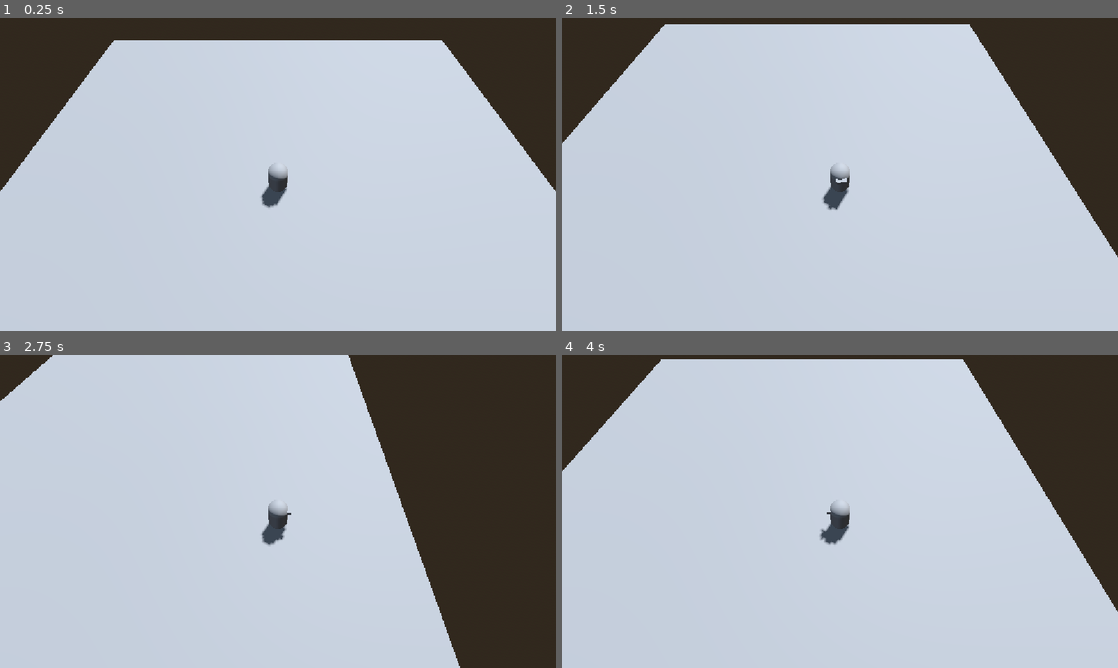
Above: before the commit, frames 1-4 (two rows, left to right).
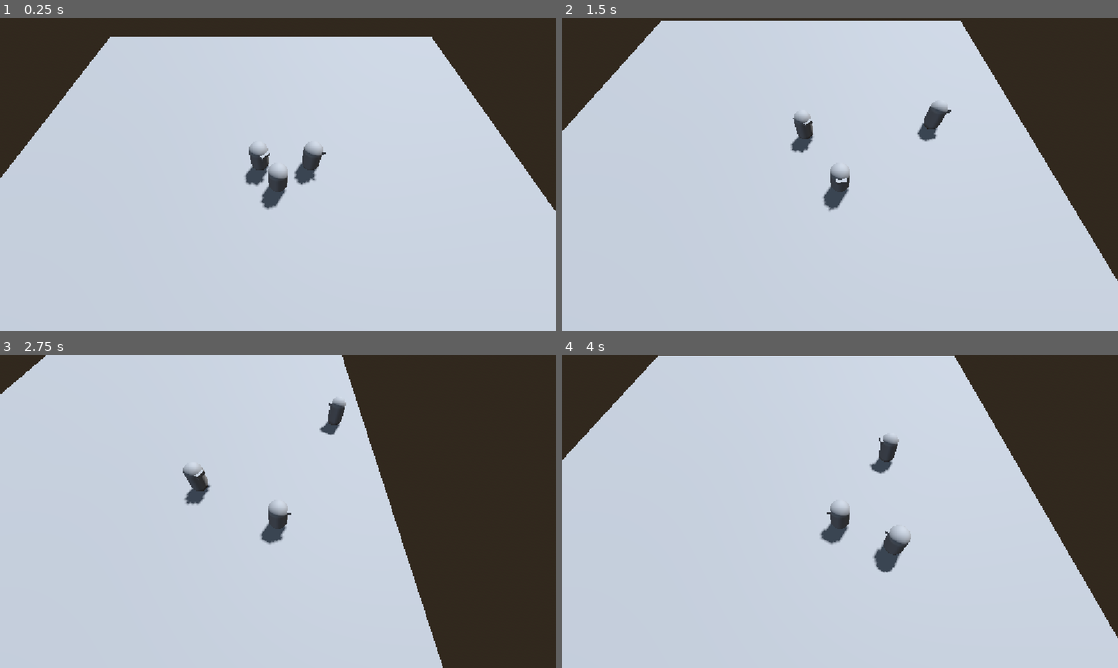
Above: after the commit, the same moments.

Repository: PHS-TSA/VideoGame2027
Game: Godot game, scene res://environment.tscn
Same seed, same stepped clock (60 frames per second), same inputs: the game is played once before the commit and once after it.
Inputs:
- Up to frame 1 (0.25 s): no input
- Up to frame 2 (1.5 s): tap Enter (ui_accept) at 0.5, 0.77 s; hold Right (ui_right) 0.53-1.28 s; hold C (Crouch) 0.53-1.28 s; hold Down (ui_down) from 1.28 s (still down); tap R (roll) at 1.35 s
- Up to frame 3 (2.75 s): tap Enter (ui_accept) at 1.52 s; release Down (ui_down) at 2.03 s; hold Right (ui_right) from 2.03 s (still down); hold Shift (shift) from 2.03 s (still down)
- Up to frame 4 (4 s): release Right (ui_right) at 2.78 s; release Shift (shift) at 2.78 s; hold Up (ui_up) 2.78-3.53 s; tap C (Crouch) at 2.85 s; tap Enter (ui_accept) at 3.02, 3.77 s; hold Left (ui_left) from 3.53 s (still down); tap R (roll) at 3.6 s

The runs differ from the first frame. In frame 1, 3.2% of the frame differs, in the area x 0-100%, y 6-62%; in frame 2, 3.5%; in frame 3, 3.0%; in frame 4, 3.7%, in the area x 0-100%, y 0-91%.

Commit message:
basic AI implementation (follow & pace enemies)

Diff:
--- /dev/null
+++ b/basicEnemy.gd
@@ -0,0 +1,26 @@
+extends CharacterBody3D
+
+
+const SPEED = 5.0
+var isForward = true
+
+@onready var direction_timer = $DirectionTimer
+
+func _physics_process(delta: float) -> void:
+	#no gravity so no falling (insert later)
+
+	if isForward == true:
+		velocity.x = Vector3.RIGHT.x * SPEED
+		$MeshInstance3D.rotation.y = lerp_angle($MeshInstance3D.rotation.y, atan2(Vector3.LEFT.x, 0), 10.0 * delta)
+		direction_timer.start
+	else:
+		velocity.x = Vector3.LEFT.x * SPEED
+		$MeshInstance3D.rotation.y = lerp_angle($MeshInstance3D.rotation.y, atan2(Vector3.RIGHT.x, 0), 10.0 * delta)
+		direction_timer.start
+
+
+	move_and_slide()
+
+
+func _on_timer_timeout() -> void:
+	isForward = not isForward
--- /dev/null
+++ b/basicEnemy.tscn
@@ -0,0 +1,29 @@
+[gd_scene format=3 uid="uid://bf3ycs2cloume"]
+
+[ext_resource type="Script" uid="uid://b7l2bxoi7y0dh" path="res://basicEnemy.gd" id="1_i4a7s"]
+
+[sub_resource type="CapsuleShape3D" id="CapsuleShape3D_gqquq"]
+
+[sub_resource type="CapsuleMesh" id="CapsuleMesh_tt7e2"]
+
+[sub_resource type="BoxMesh" id="BoxMesh_s7bn3"]
+size = Vector3(0.5, 0.2, 0.5)
+
+[node name="CharacterBody3D" type="CharacterBody3D" unique_id=1330200711]
+script = ExtResource("1_i4a7s")
+
+[node name="CollisionShape3D" type="CollisionShape3D" parent="." unique_id=660693852]
+shape = SubResource("CapsuleShape3D_gqquq")
+
+[node name="MeshInstance3D" type="MeshInstance3D" parent="." unique_id=1260472217]
+mesh = SubResource("CapsuleMesh_tt7e2")
+
+[node name="MeshInstance3D" type="MeshInstance3D" parent="MeshInstance3D" unique_id=332724321]
+transform = Transform3D(1, 0, 0, 0, 1, 0, 0, 0, 1, 0.014938951, 0.5650327, -0.36015916)
+mesh = SubResource("BoxMesh_s7bn3")
+
+[node name="DirectionTimer" type="Timer" parent="." unique_id=298586781]
+wait_time = 2.5
+autostart = true
+
+[connection signal="timeout" from="DirectionTimer" to="." method="_on_timer_timeout"]
--- a/character_body_3d.tscn
+++ /dev/null
@@ -1,26 +0,0 @@
-[gd_scene format=3 uid="uid://bd2yfo5px62y6"]
-
-[ext_resource type="Script" uid="uid://dvcskejun1kiy" path="res://player.gd" id="1_iwpo4"]
-
-[sub_resource type="CapsuleShape3D" id="CapsuleShape3D_2teex"]
-
-[sub_resource type="CapsuleMesh" id="CapsuleMesh_22deh"]
-
-[sub_resource type="BoxMesh" id="BoxMesh_22deh"]
-size = Vector3(0.5, 0.2, 0.5)
-
-[node name="CharacterBody3D" type="CharacterBody3D" unique_id=1487388572]
-script = ExtResource("1_iwpo4")
-
-[node name="CollisionShape3D" type="CollisionShape3D" parent="." unique_id=1025099229]
-shape = SubResource("CapsuleShape3D_2teex")
-
-[node name="MeshInstance3D" type="MeshInstance3D" parent="." unique_id=2106277413]
-mesh = SubResource("CapsuleMesh_22deh")
-
-[node name="MeshInstance3D" type="MeshInstance3D" parent="MeshInstance3D" unique_id=84344404]
-transform = Transform3D(1, 0, 0, 0, 1, 0, 0, 0, 1, 0.014938951, 0.5650327, -0.36015916)
-mesh = SubResource("BoxMesh_22deh")
-
-[node name="Camera3D" type="Camera3D" parent="." unique_id=1538759350]
-transform = Transform3D(1, 0, 0, 0, 0.49999997, 0.86602545, 0, -0.86602545, 0.49999997, 0, 9, 5)
--- a/environment.tscn
+++ b/environment.tscn
@@ -1,6 +1,8 @@
 [gd_scene format=3 uid="uid://c8smejbdyq78o"]
 
 [ext_resource type="PackedScene" uid="uid://0wfvgaso53x3" path="res://player.tscn" id="1_0dwx2"]
+[ext_resource type="PackedScene" uid="uid://bf3ycs2cloume" path="res://basicEnemy.tscn" id="2_7b2gm"]
+[ext_resource type="PackedScene" uid="uid://bfphtccdxfekh" path="res://followingEnemy.tscn" id="3_wetts"]
 
 [sub_resource type="ProceduralSkyMaterial" id="ProceduralSkyMaterial_4xowi"]
 sky_horizon_color = Color(0.66224277, 0.6717428, 0.6867428, 1)
@@ -29,9 +31,14 @@
 transform = Transform3D(-0.8660254, -0.43301278, 0.25, 0, 0.49999997, 0.86602545, -0.50000006, 0.75, -0.43301266, 0, 0, 0)
 shadow_enabled = true
 
-[node name="CharacterBody3D" parent="." unique_id=1487388572 instance=ExtResource("1_0dwx2")]
+[node name="player" parent="." unique_id=1487388572 instance=ExtResource("1_0dwx2")]
 transform = Transform3D(1, 0, 0, 0, 1, 0, 0, 0, 1, 0, 1, 0)
 collision_layer = 2
+
+[node name="basicEnemy" parent="." unique_id=1330200711 instance=ExtResource("2_7b2gm")]
+
+[node name="followingEnemy" parent="." unique_id=2096311272 node_paths=PackedStringArray("player") instance=ExtResource("3_wetts")]
+player = NodePath("../player")
 
 [node name="MeshInstance3D" type="MeshInstance3D" parent="." unique_id=408966913]
 mesh = SubResource("PlaneMesh_lkyv1")
--- /dev/null
+++ b/followingEnemy.gd
@@ -0,0 +1,26 @@
+extends CharacterBody3D
+
+
+const SPEED = 5.0
+
+@export var player: CharacterBody3D # Or Node3D, depending on its type
+
+func _physics_process(delta: float) -> void:
+
+	if not is_on_floor():
+		velocity += get_gravity() * delta
+
+	var direction: Vector3 = global_position.direction_to(player.global_position)
+	var distance = global_position.distance_to(player.global_position)
+
+	var target_angle = atan2(-direction.x, -direction.z)
+	$MeshInstance3D.rotation.y = lerp_angle($MeshInstance3D.rotation.y, target_angle, 10.0 * delta)
+
+	if distance > 3:
+		velocity.z = direction.z * SPEED
+		velocity.x = direction.x * SPEED
+	else:
+		velocity.z = 0
+		velocity.x = 0
+
+	move_and_slide()
--- /dev/null
+++ b/followingEnemy.tscn
@@ -0,0 +1,29 @@
+[gd_scene format=3 uid="uid://bfphtccdxfekh"]
+
+[ext_resource type="Script" uid="uid://ckvyewty6j81r" path="res://followingEnemy.gd" id="1_0vqkd"]
+
+[sub_resource type="CapsuleShape3D" id="CapsuleShape3D_gqquq"]
+
+[sub_resource type="CapsuleMesh" id="CapsuleMesh_tt7e2"]
+
+[sub_resource type="BoxMesh" id="BoxMesh_s7bn3"]
+size = Vector3(0.5, 0.2, 0.5)
+
+[node name="CharacterBody3D" type="CharacterBody3D" unique_id=1330200711]
+script = ExtResource("1_0vqkd")
+
+[node name="CollisionShape3D" type="CollisionShape3D" parent="." unique_id=660693852]
+shape = SubResource("CapsuleShape3D_gqquq")
+
+[node name="MeshInstance3D" type="MeshInstance3D" parent="." unique_id=1260472217]
+mesh = SubResource("CapsuleMesh_tt7e2")
+
+[node name="MeshInstance3D" type="MeshInstance3D" parent="MeshInstance3D" unique_id=332724321]
+transform = Transform3D(1, 0, 0, 0, 1, 0, 0, 0, 1, 0.014938951, 0.5650327, -0.36015916)
+mesh = SubResource("BoxMesh_s7bn3")
+
+[node name="DirectionTimer" type="Timer" parent="." unique_id=298586781]
+wait_time = 3.0
+autostart = true
+
+[connection signal="timeout" from="DirectionTimer" to="." method="_on_timer_timeout"]
Not shown, added: basicEnemy.gd.uid
Not shown, added: followingEnemy.gd.uid
Not shown: 1 places in test_scene.tscn that only renumber resources
